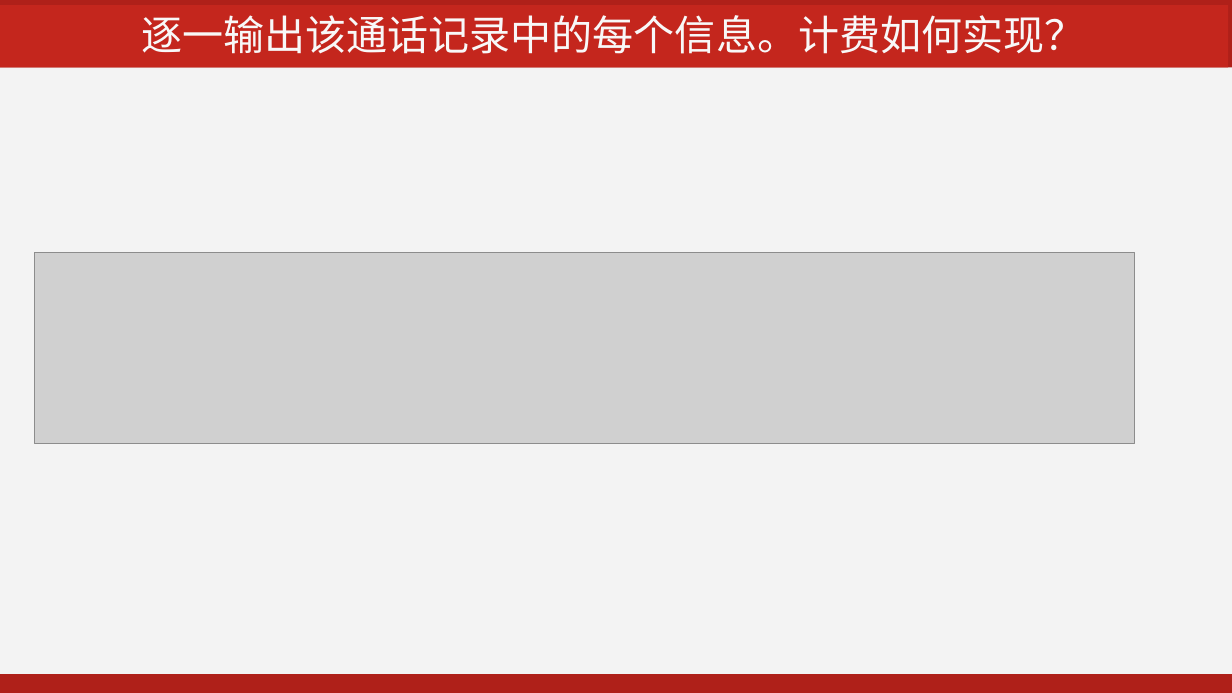
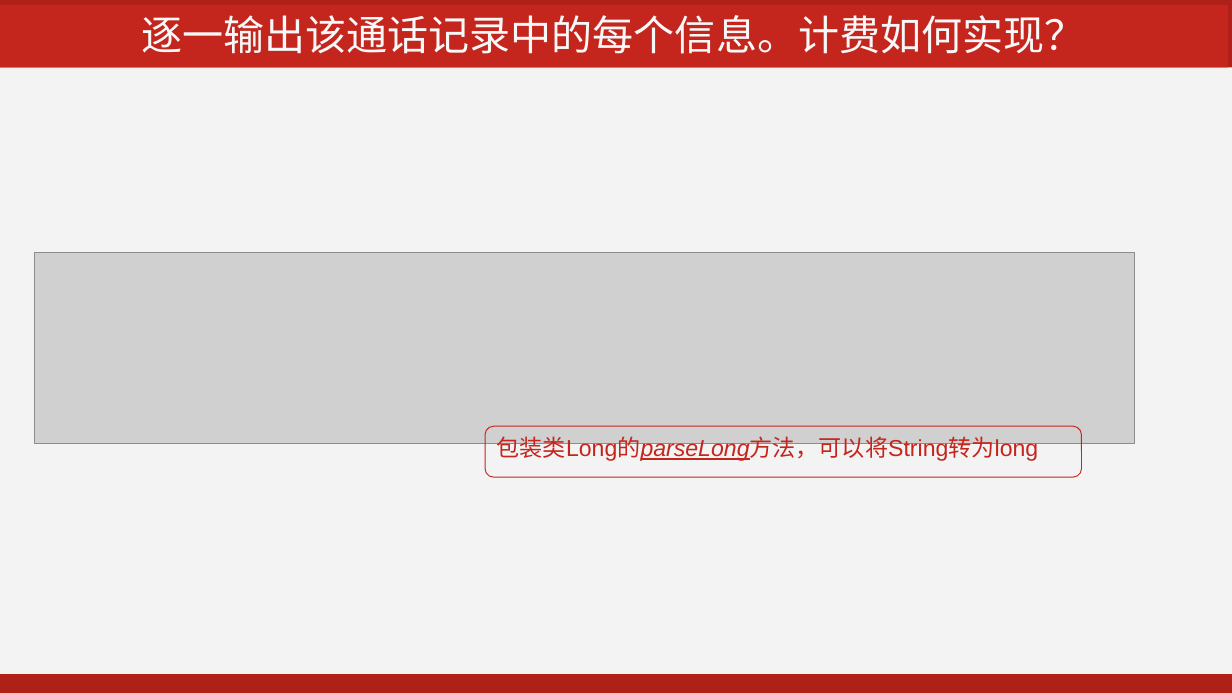
Before and after one commit to kevinjoyce/JavaCourseWare, a slide deck: slide 16 of PPT/每次课PPT/08 Java API-2.pptx. Drawn at 1232x693 pixels with LibreOffice and Linux fonts; fonts in the diff are those of the drawing; grey boxes stand for pictures. Boxes give left, top, right and bottom in pixels: in the first picture for what was removed or moved away, otherwise in the second. Text is boxed around its words. In the diff, an @@ line names an element or a change of style, - is before the commit and + after.

Commit message:
JavaAPI第2次课，加了对包装类的说明

```diff
--- a/PPT/每次课PPT/08 Java API-2.pptx
+++ b/PPT/每次课PPT/08 Java API-2.pptx
@@ rounded rectangle added at <box>485,426,1081,477</box>, outline #C4261D 0.75 pt, 18 pt, text #C4261D @@
+包装类Long的parseLong方法，可以将String转为long
```
Also in this commit, not shown: 1 slide added, 1 other file.
